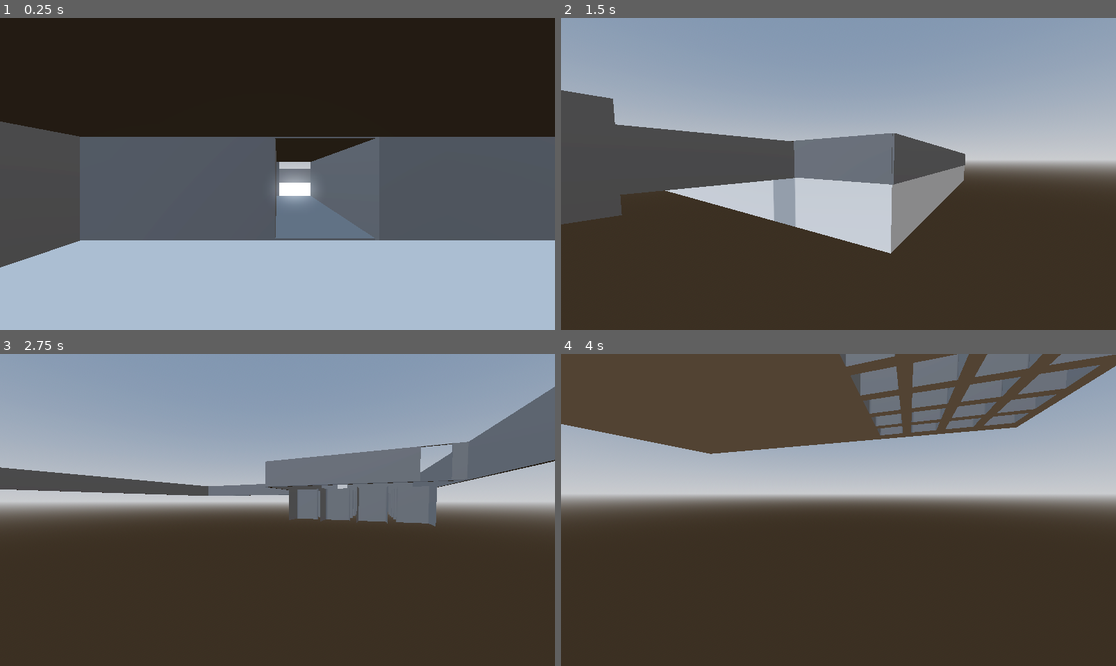
Above: before the commit, frames 1-4 (two rows, left to right).
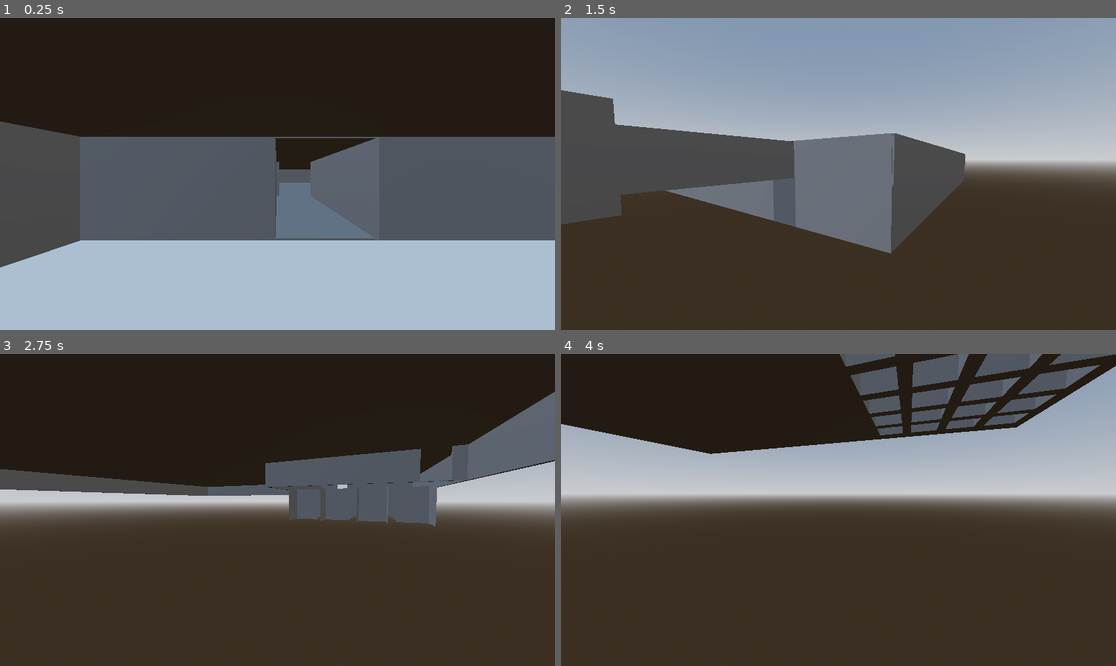
Above: after the commit, the same moments.

Repository: aaronm94/NABG_godot
Game: Godot game, scene res://scenes/first_floor.tscn
Two runs of this game, one before a commit and one after it. Both use one fixed random seed, a clock stepped at 60 frames per second and the inputs below.
Inputs (mouse positions are in pixels of both pictures, inside the frame that each line leads up to):
- Up to frame 1 (0.25 s): no input
- Up to frame 2 (1.5 s): tap Enter at 0.5 s; move the mouse to (960, 158) at 0.52 s; hold D (move_right) 0.53-1.28 s; tap F (freefly) at 0.6 s; click (960, 158) at 0.67 s; tap Space (jump) at 0.77 s; move the mouse to (810, 174) at 1.27 s; hold W (move_forward) from 1.28 s (still down); tap Shift (sprint) at 1.35 s
- Up to frame 3 (2.75 s): keep holding W (move_forward); tap Space (jump) at 1.52 s; move the mouse to (288, 503) at 2.02 s; tap F (freefly) at 2.1 s
- Up to frame 4 (4 s): keep holding W (move_forward); move the mouse to (832, 516) at 2.77 s; tap Shift (sprint) at 2.85 s; click (832, 516) at 2.92 s; tap Space (jump) at 3.02, 3.77 s; move the mouse to (877, 513) at 3.52 s; tap F (freefly) at 3.6 s

The runs differ from the first frame. In frame 1, 0.8% of the frame differs, in the area x 49-57%, y 46-60%; in frame 2, 6.9%; in frame 3, 36%, in the area x 0-100%, y 0-44%; in frame 4, 24%.

Commit message:
Update room1.tscn

Diff:
--- a/scenes/room1.tscn
+++ b/scenes/room1.tscn
@@ -1,6 +1,4 @@
-[gd_scene load_steps=2 format=3 uid="uid://cyn4ifi3wx6md"]
-
-[sub_resource type="StandardMaterial3D" id="StandardMaterial3D_n502b"]
+[gd_scene format=3 uid="uid://cyn4ifi3wx6md"]
 
 [node name="room1" type="Node3D"]
 
@@ -8,7 +6,6 @@
 transform = Transform3D(1, 0, 0, 0, 1, 0, 0, 0, 1, 0, -2, 0)
 use_collision = true
 size = Vector3(50, 4, 50)
-material = SubResource("StandardMaterial3D_n502b")
 
 [node name="pitfall" type="CSGBox3D" parent="floor"]
 transform = Transform3D(1, 0, 0, 0, 1, 0, 0, 0, 1, 22.5, 0, -21.5)
@@ -112,10 +109,8 @@
 
 [node name="ceiling" type="CSGBox3D" parent="."]
 transform = Transform3D(1, 0, 0, 0, 1, 0, 0, 0, 1, 0, 2.599, 0)
-visible = false
 use_collision = true
 size = Vector3(50, 0.1, 50)
-material = SubResource("StandardMaterial3D_n502b")
 
 [node name="wall1" type="CSGBox3D" parent="."]
 transform = Transform3D(-4.371139e-08, 0, -1, 0, 1, 0, 1, 0, -4.371139e-08, -25.003965, 1.34043, 0.027645111)
